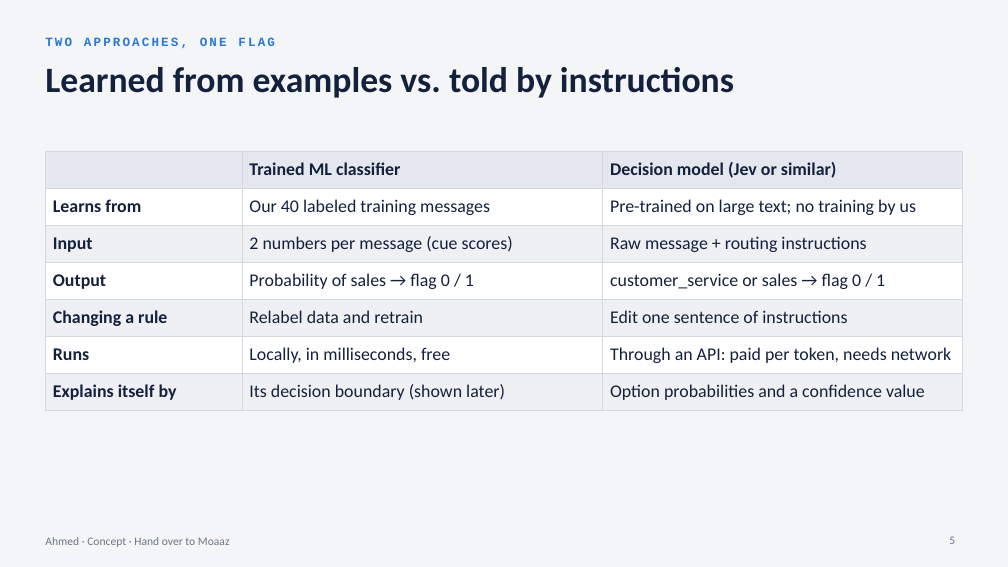
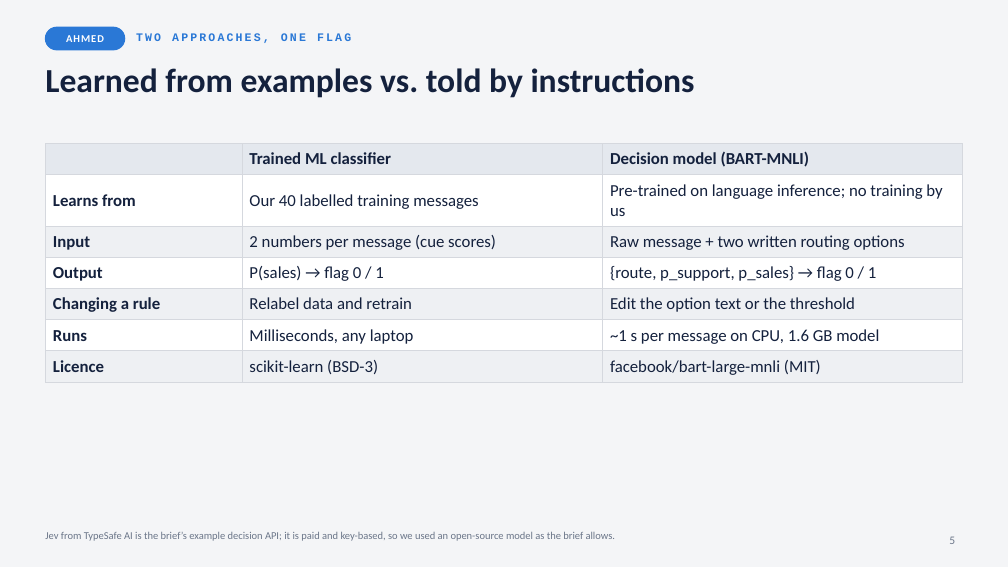
Before and after one commit to Ahmed-Aldmrdash/Ml-project01-agent-kio-routing, a slide deck: slide 5 of docs/ML_Project01_Agent_KIO_Routing.pptx. Drawn at 1008x567 pixels with LibreOffice and Linux fonts; fonts in the diff are those of the drawing. Boxes give left, top, right and bottom in pixels: in the first picture for what was removed or moved away, otherwise in the second. Text is boxed around its words. In the diff, an @@ line names an element or a change of style, - is before the commit and + after.

```diff
--- a/docs/ML_Project01_Agent_KIO_Routing.pptx
+++ b/docs/ML_Project01_Agent_KIO_Routing.pptx
@@ rounded rectangle added at (x1=45, y1=27, x2=125, y2=50), fill #2A78D6, outline #2A78D6 1 pt @@
@@ text "TWO APPROACHES, ONE FLAG" moved from (x1=45, y1=37, x2=275, y2=48) to (x1=136, y1=33, x2=351, y2=43) @@
@@ text "TWO APPROACHES, ONE FLAG" at (x1=136, y1=33, x2=351, y2=43): size 12 to 11 pt; vertical alignment middle to top @@
@@ title "Learned from examples vs. told ..." at (x1=45, y1=68, x2=695, y2=98): size 34 to 32 pt @@
@@ text added at (x1=66, y1=35, x2=104, y2=42), 10 pt, text #FFFFFF, bold @@
+AHMED
@@ table at (x1=45, y1=144, x2=963, y2=379) @@
-row 1, column 3: Decision model (Jev or similar)
+row 1, column 3: Decision model (BART-MNLI)
-row 2, column 2: Our 40 labeled training messages
+row 2, column 2: Our 40 labelled training messages
-row 2, column 3: Pre-trained on large text; no training by us
+row 2, column 3: Pre-trained on language inference; no training by us
-row 3, column 3: Raw message + routing instructions
+row 3, column 3: Raw message + two written routing options
-row 4, column 2: Probability of sales → flag 0 / 1
+row 4, column 2: P(sales) → flag 0 / 1
-row 4, column 3: customer_service or sales → flag 0 / 1
+row 4, column 3: {route, p_support, p_sales} → flag 0 / 1
-row 5, column 3: Edit one sentence of instructions
+row 5, column 3: Edit the option text or the threshold
-row 6, column 2: Locally, in milliseconds, free
+row 6, column 2: Milliseconds, any laptop
-row 6, column 3: Through an API: paid per token, needs network
+row 6, column 3: ~1 s per message on CPU, 1.6 GB model
-row 7: Explains itself by | Its decision boundary (shown later) | Option probabilities and a confidence value
+row 7: Licence | scikit-learn (BSD-3) | facebook/bart-large-mnli (MIT)
@@ size 17 to 16 pt in "Trained ML classifier", "Learns from", "Input", "2 numbers per message (cue scores)" and 4 more places @@
@@ table resized from (x1=45, y1=151, x2=963, y2=404) to (x1=45, y1=144, x2=963, y2=379) @@
@@ text at (x1=45, y1=532, x2=615, y2=541): text changed; size 11 to 10 pt @@
-Ahmed · Concept · Hand over to Moaaz
+Jev from TypeSafe AI is the brief’s example decision API; it is paid and key-based, so we used an open-source model as the brief allows.
@@ text "Jev from TypeSafe AI is ..." at (x1=45, y1=532, x2=615, y2=541): vertical alignment middle to top @@
```
Also in this commit, not shown: 9 other slides changed, 4 slides added, 3 slides removed, 13 other files.
